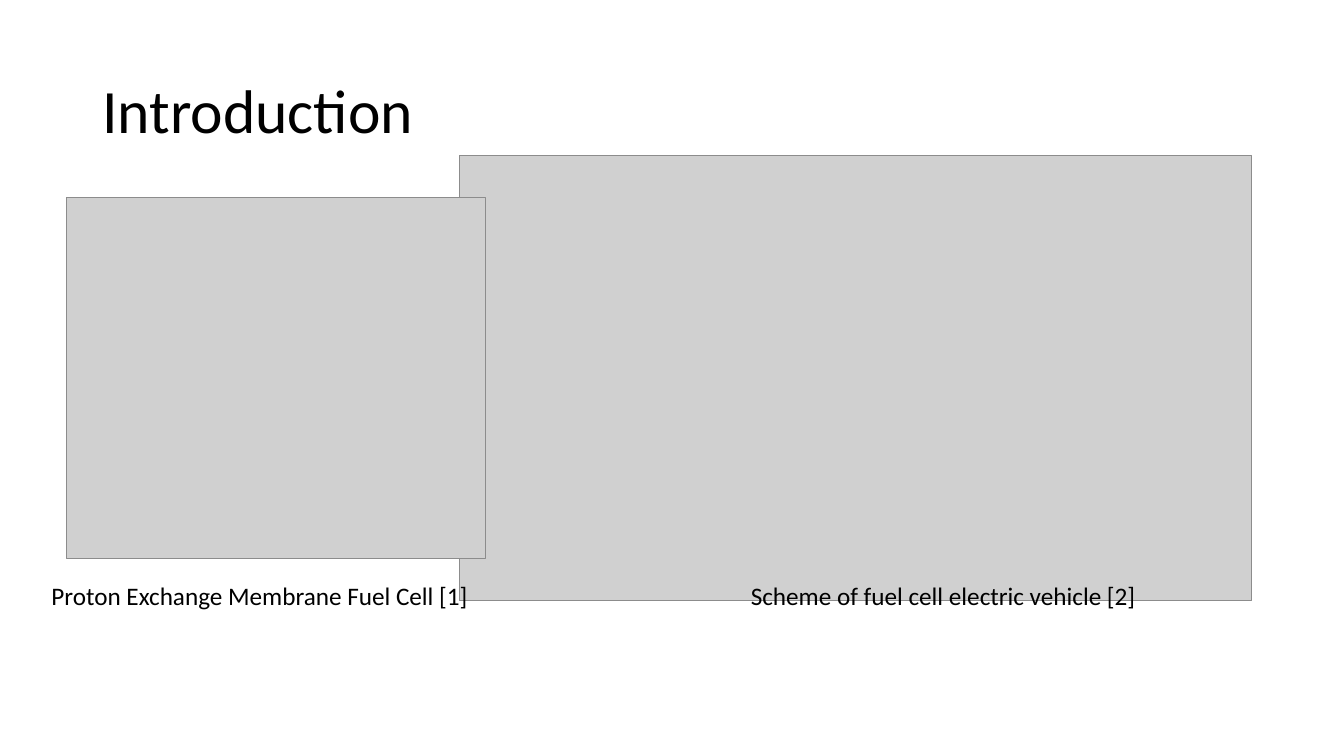
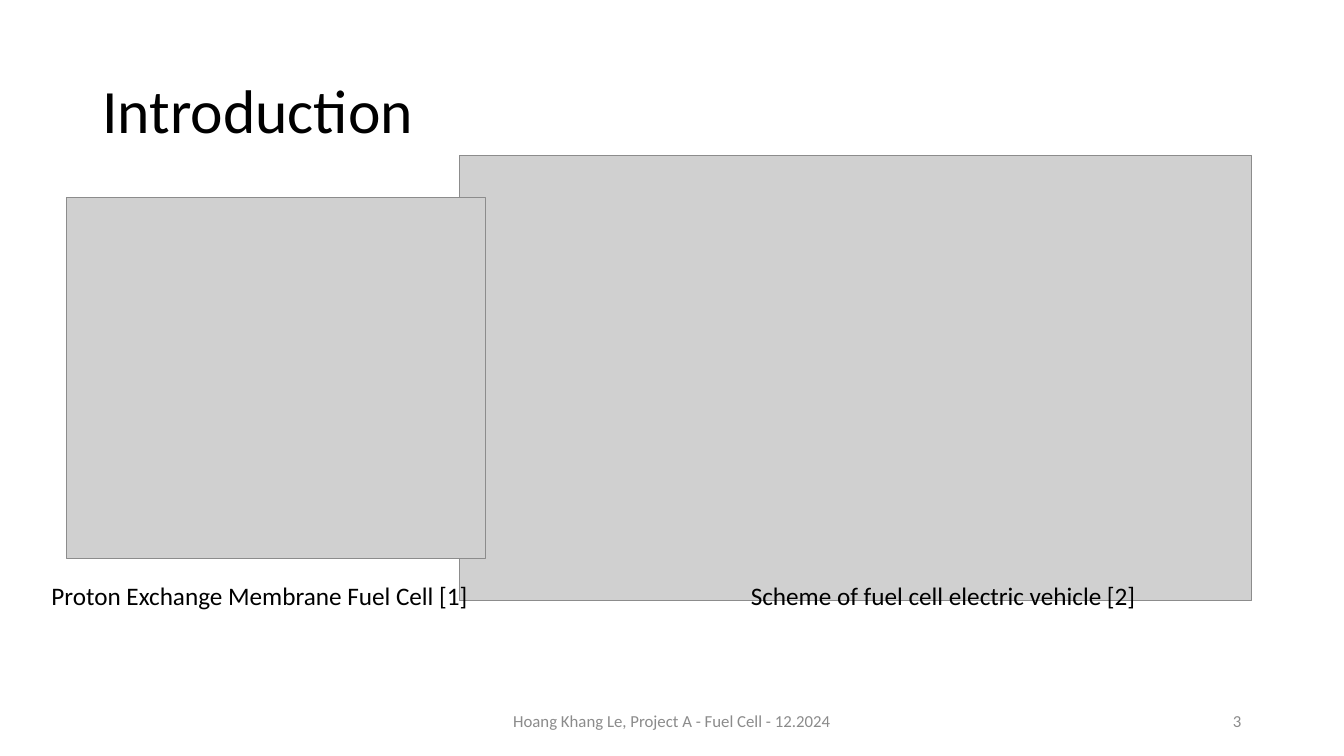
Before and after one commit to alpha7894550/ProjectA_fuelCell, a slide deck: slide 3 of Presentation_fuel_cell_project_khang.pptx. Drawn at 1344x756 pixels with LibreOffice and Linux fonts; fonts in the diff are those of the drawing; grey boxes stand for pictures. Boxes give left, top, right and bottom in pixels: in the first picture for what was removed or moved away, otherwise in the second. Text is boxed around its words. In the diff, an @@ line names an element or a change of style, - is before the commit and + after.

```diff
--- a/Presentation_fuel_cell_project_khang.pptx
+++ b/Presentation_fuel_cell_project_khang.pptx
@@ text added at box(513, 715, 830, 730), 12 pt, text #8C8C8C @@
+Hoang Khang Le, Project A - Fuel Cell - 12.2024
@@ page number added at box(1233, 716, 1241, 727), 12 pt, text #8C8C8C @@
+3
```
Also in this commit, not shown: 5 other slides changed, 13 slides added, 2 slides removed, 4 other files.
